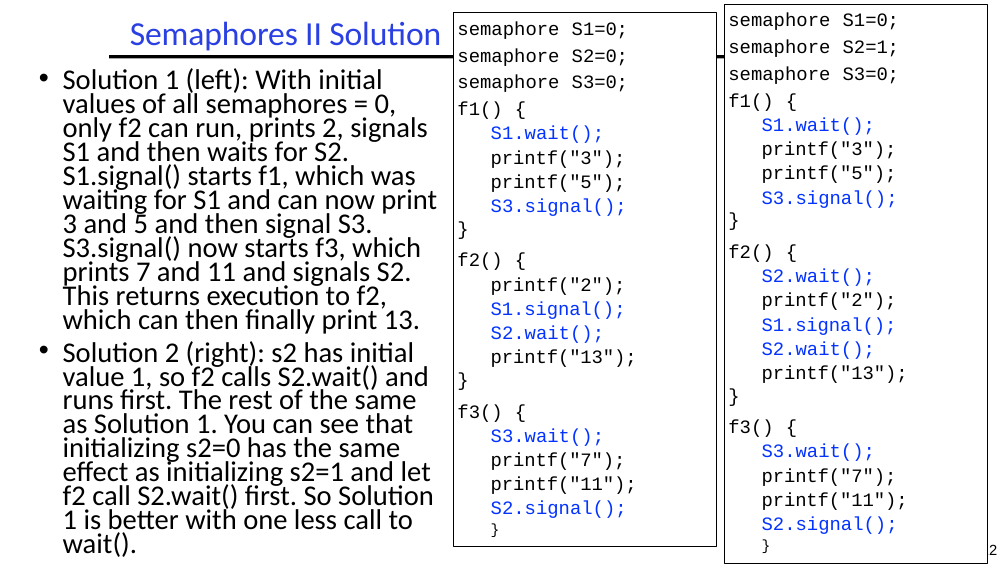
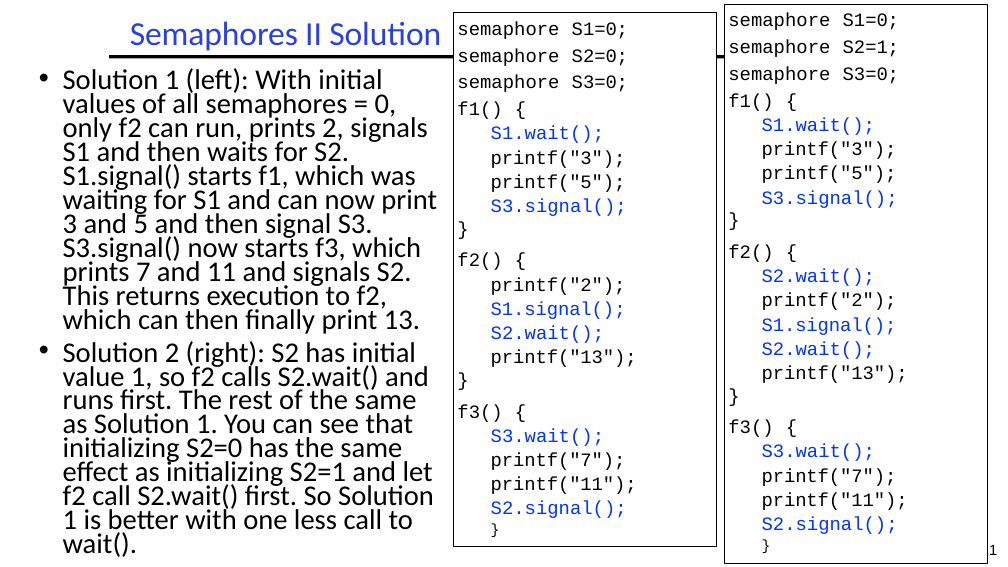
Before and after one commit to guhofstra/CSC112Fa26, a slide deck: slide 21 of PPTs/L3-Exercises ANS.pptx (slide 22 before the commit). Drawn at 1008x567 pixels with LibreOffice and Linux fonts; fonts in the diff are those of the drawing. Boxes give left, top, right and bottom in pixels: in the first picture for what was removed or moved away, otherwise in the second. Text is boxed around its words. In the diff, an @@ line names an element or a change of style, - is before the commit and + after.

```diff
--- a/PPTs/L3-Exercises ANS.pptx
+++ b/PPTs/L3-Exercises ANS.pptx
@@ text at (x1=63, y1=341, x2=434, y2=557): text changed @@
-• Solution 2 (right): s2 has initial value 1, so f2 calls S2.wait() and runs first. The rest of the same as Solution 1. You can see that initializing s2=0 has the same effect as initializing s2=1 and let f2 call S2.wait() first. So Solution 1 is better with one less call to wait().
+• Solution 2 (right): S2 has initial value 1, so f2 calls S2.wait() and runs first. The rest of the same as Solution 1. You can see that initializing S2=0 has the same effect as initializing S2=1 and let f2 call S2.wait() first. So Solution 1 is better with one less call to wait().
@@ page number at (x1=981, y1=543, x2=997, y2=558): text changed @@
-22
+21
```
Also in this commit, not shown: 8 other slides changed, 1 slide removed, 4 other files.
